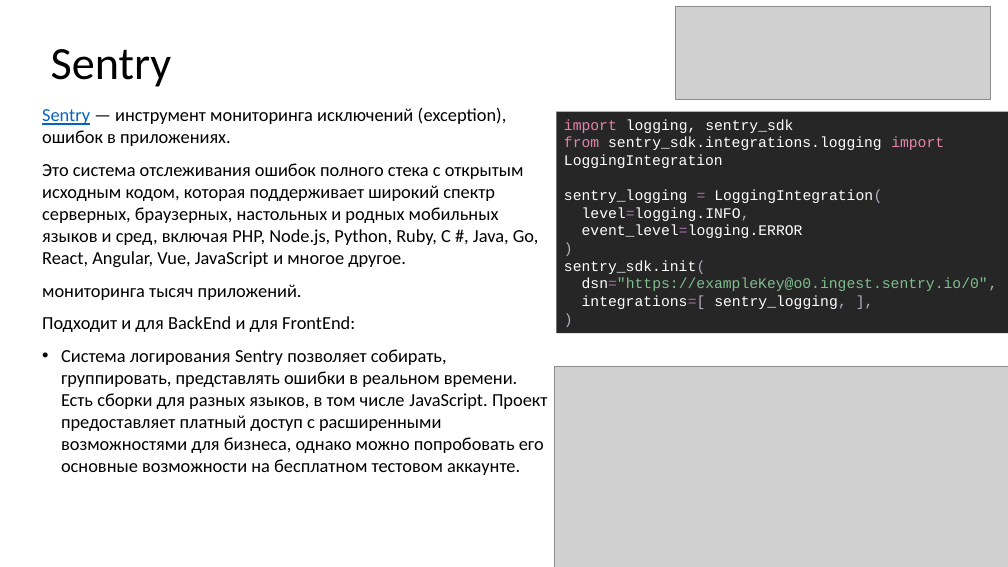
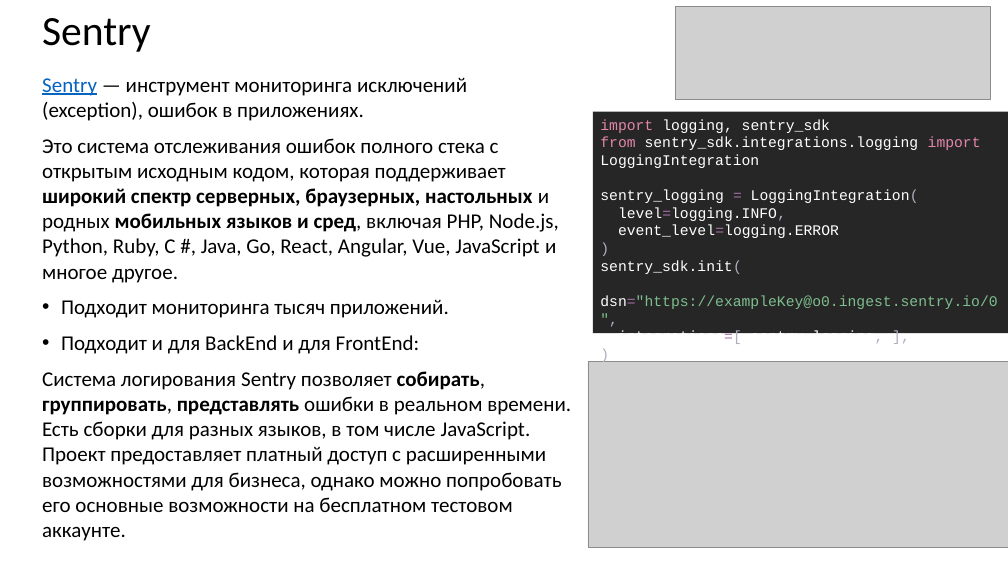
Before and after one commit to xtrueman/prog_instruments, a slide deck: slide 55 of presentations/Logging.pptx (slide 45 before the commit). Drawn at 1008x567 pixels with LibreOffice and Linux fonts; fonts in the diff are those of the drawing; grey boxes stand for pictures. Boxes give left, top, right and bottom in pixels: in the first picture for what was removed or moved away, otherwise in the second. Text is boxed around its words. In the diff, an @@ line names an element or a change of style, - is before the commit and + after.

```diff
--- a/presentations/Logging.pptx
+++ b/presentations/Logging.pptx
@@ title "Sentry": place and size @@
-title "Sentry" at [51,49,172,87]
+title "Sentry" at [42,18,151,52]
@@ title "Sentry" at [42,18,151,52]: size 44 to 39.6 pt @@
@@ text "Sentry — инструмент мониторинга исключений ...": place and size @@
-text "Sentry — инструмент мониторинга исключений ..." at [42,107,547,475]
+text "Sentry — инструмент мониторинга исключений ..." at [42,77,571,541]
@@ text at [42,77,571,541]: size 17.5 to 20 pt; bold on in "широкий спектр серверных, браузерных, настольных мобильных я ...", "собирать, группировать, представлять"; bullet none to •; bullet • to none @@
@@ rectangle "import logging, sentry_sdk from sentry_sdk.integrations.logg ...": place and size @@
-rectangle "import logging, sentry_sdk from sentry_sdk.integrations.logg ..." at [557,112,1008,333]
+rectangle "import logging, sentry_sdk from sentry_sdk.integrations.logg ..." at [593,112,1008,333]
@@ text at [61,299,449,318]: text changed; size 17.5 to 20 pt @@
-мониторинга тысяч приложений.
+• Подходит мониторинга тысяч приложений.
@@ picture: place and size @@
-picture at [554,367,1008,567]
+picture at [588,361,1008,547]
```
Also in this commit, not shown: 20 other slides changed, 11 slides added, 1 other file.
